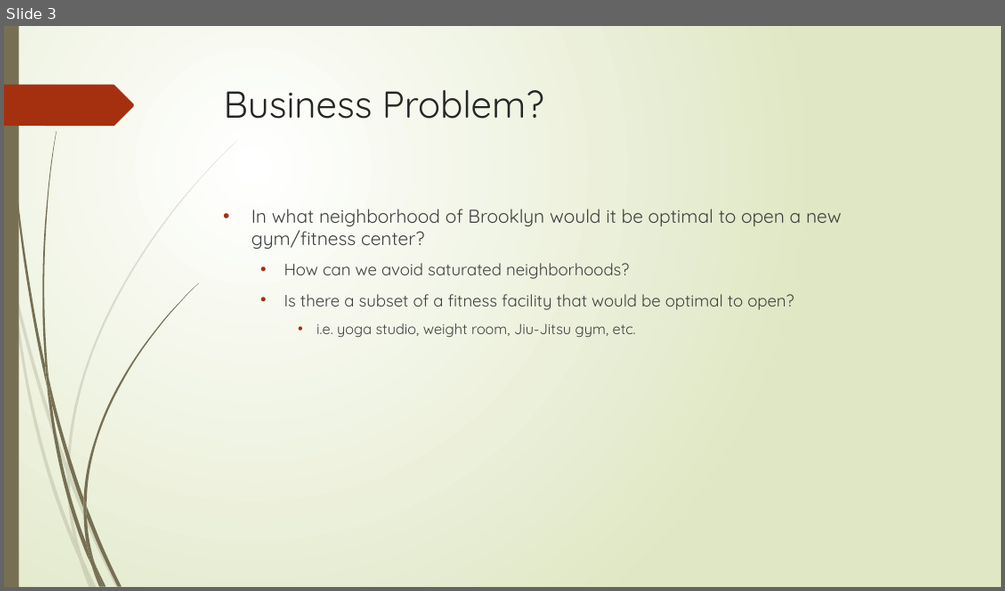
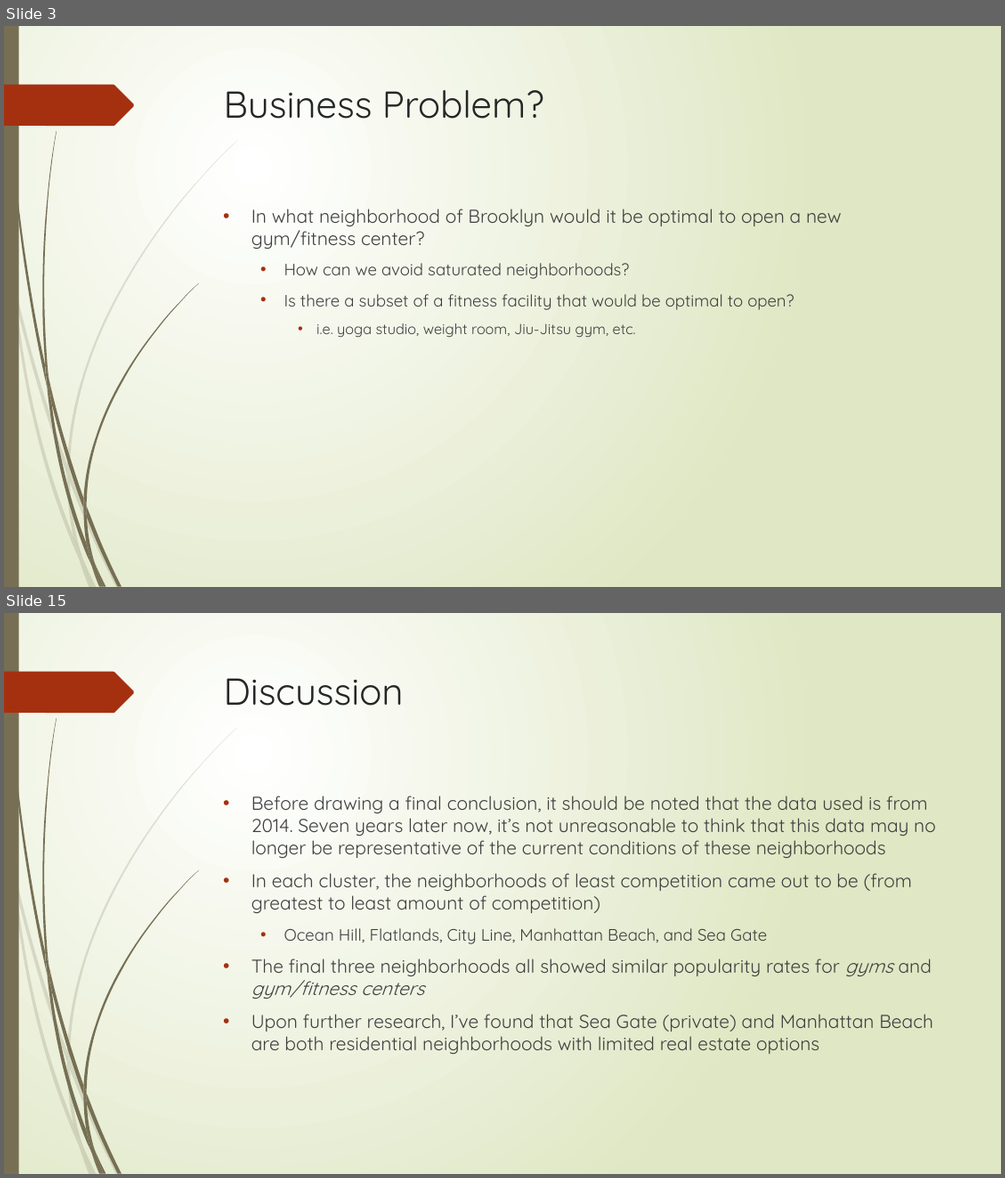
Before and after one commit to ajncle/The-Battle-of-Neighborhoods, a slide deck: Optimal Location for a Gym in Brooklyn.pptx. Shown one above the other, each under a label of ours: slide 3 before the commit, slides 3 and 15 after it; the slides between them are not shown. The pictures are 1005x591 and 1005x1178 pixels, drawn with LibreOffice and Linux fonts; fonts in the diff are those of the drawing. Boxes give left, top, right and bottom in pixels: in the first picture for what was removed or moved away, otherwise in the second. Text is boxed around its words. In the diff, an @@ line names an element or a change of style, - is before the commit and + after.

```diff
--- a/Optimal Location for a Gym in Brooklyn.pptx
+++ b/Optimal Location for a Gym in Brooklyn.pptx
@@ slide 15 added at [4,613,1001,1174], background gradient #FFFFFF to #DFE8C4; not listed: 24 template elements that a slide beside it also shows @@
@@ title added at [224,678,404,706], 36 pt, text #262626 @@
+Discussion
@@ text added at [251,795,936,1054], 18 pt, text #404040 @@
+• Before drawing a final conclusion, it should be noted that the data used is from 2014. Seven years later now, it’s not unreasonable to think that this data may no longer be representative of the current conditions of these neighborhoods
+• In each cluster, the neighborhoods of least competition came out to be (from greatest to least amount of competition)
+  • Ocean Hill, Flatlands, City Line, Manhattan Beach, and Sea Gate
+• The final three neighborhoods all showed similar popularity rates for gyms and gym/fitness centers
+• Upon further research, I’ve found that Sea Gate (private) and Manhattan Beach are both residential neighborhoods with limited real estate options
```
Also in this commit, not shown: 12 other slides added, 1 slide removed.
